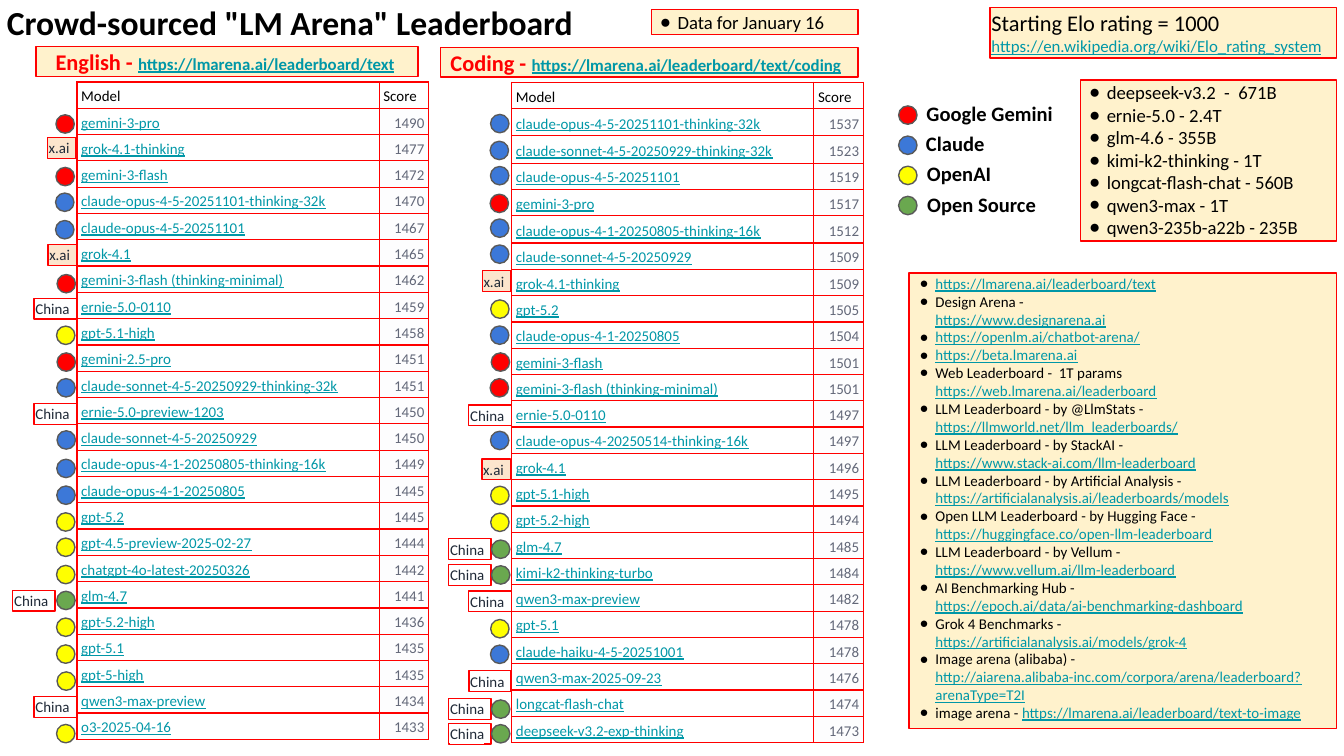
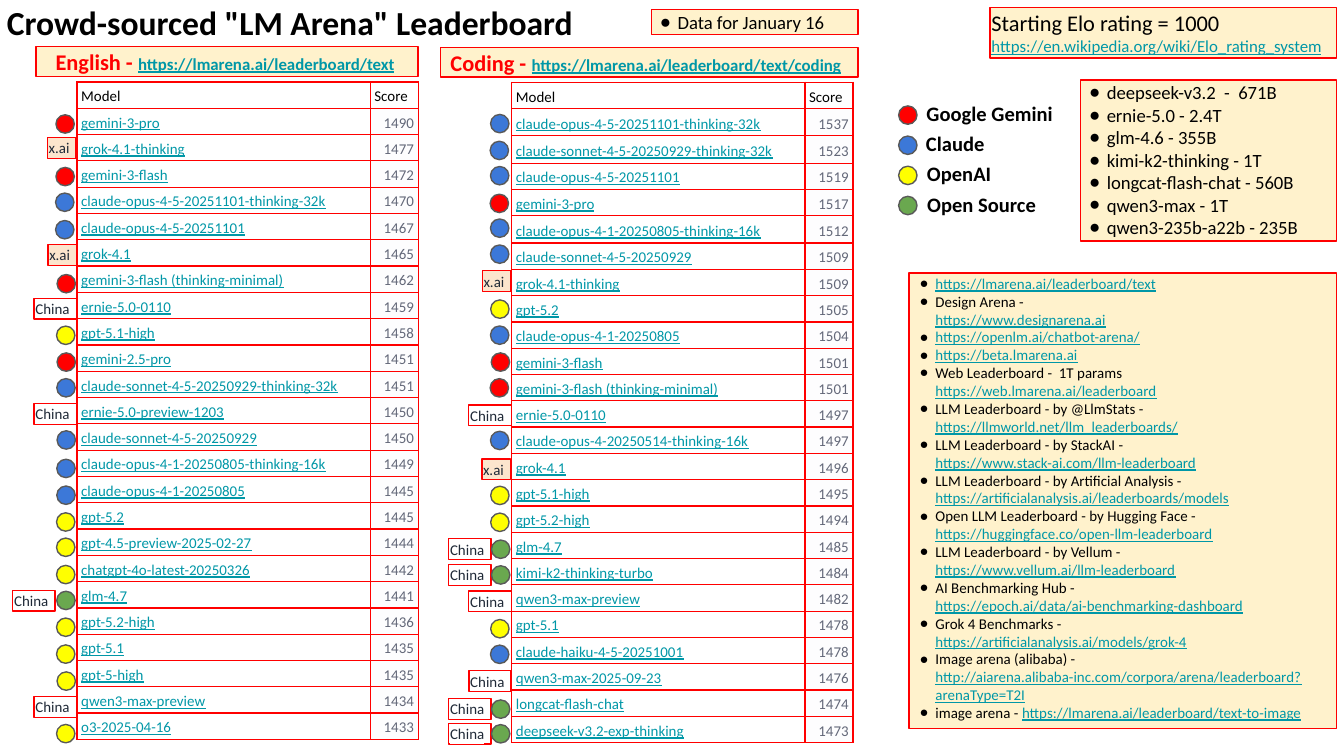
Before and after one commit to lselector/seminar, a slide deck: slide 2 of 2026/2026-01-23-AI-Updates.pptx. Drawn at 1344x756 pixels with LibreOffice and Linux fonts; fonts in the diff are those of the drawing. Boxes give left, top, right and bottom in pixels: in the first picture for what was removed or moved away, otherwise in the second. Text is boxed around its words. In the diff, an @@ line names an element or a change of style, - is before the commit and + after.

```diff
--- a/2026/2026-01-23-AI-Updates.pptx
+++ b/2026/2026-01-23-AI-Updates.pptx
@@ table resized from (x1=77, y1=82, x2=429, y2=739) to (x1=77, y1=82, x2=418, y2=739) @@
@@ table resized from (x1=512, y1=82, x2=864, y2=743) to (x1=512, y1=82, x2=853, y2=743) @@
```
Also in this commit, not shown: 9 other slides changed, 1 slide removed, 1 other file.
